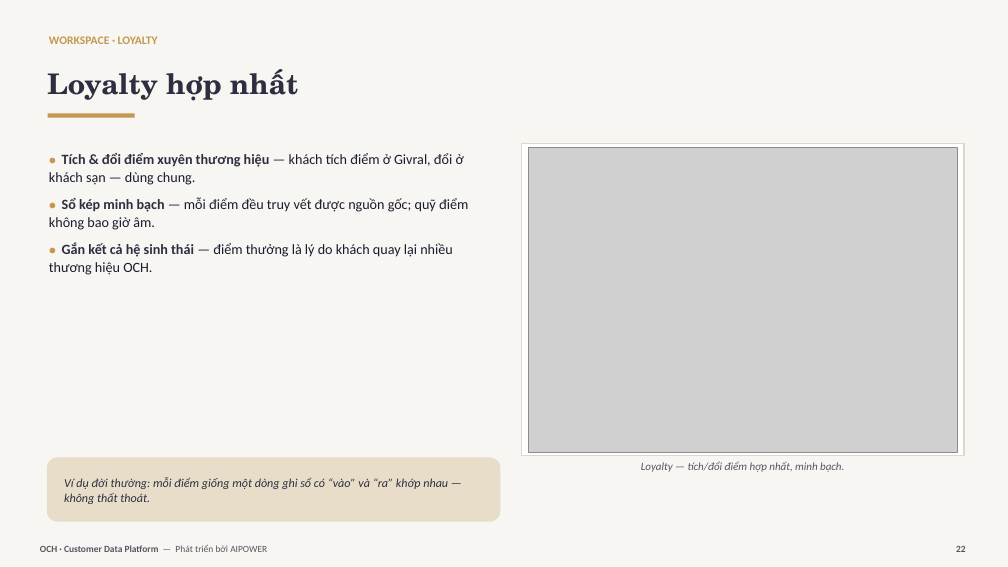
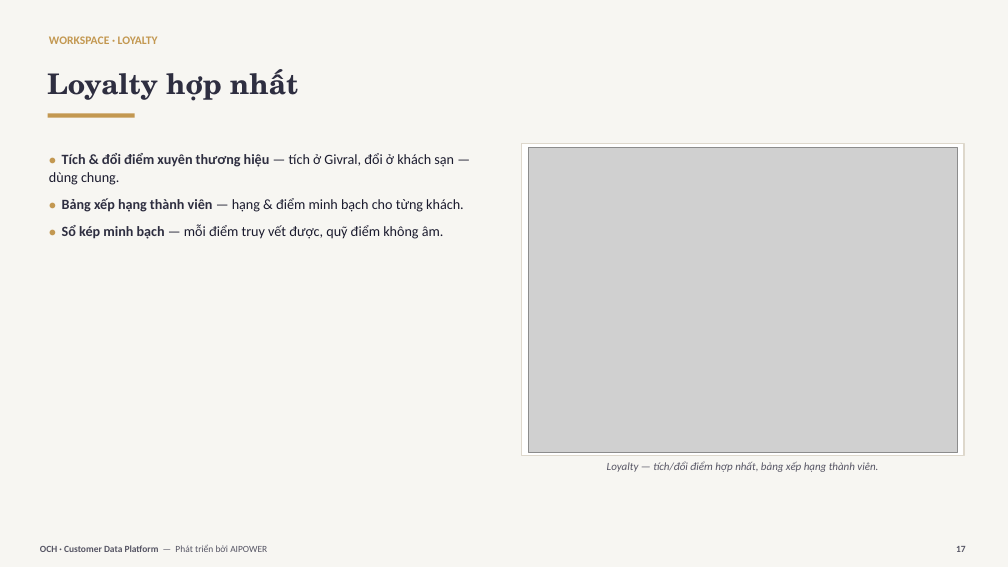
Before and after one commit to trungtm78/AICDP, a slide deck: slide 17 of docs/OCH-CDP-Gioi-thieu.pptx (slide 22 before the commit). Drawn at 1008x567 pixels with LibreOffice and Linux fonts; fonts in the diff are those of the drawing; grey boxes stand for pictures. Boxes give left, top, right and bottom in pixels: in the first picture for what was removed or moved away, otherwise in the second. Text is boxed around its words. In the diff, an @@ line names an element or a change of style, - is before the commit and + after.

```diff
--- a/docs/OCH-CDP-Gioi-thieu.pptx
+++ b/docs/OCH-CDP-Gioi-thieu.pptx
@@ text at [49, 153, 464, 239]: text changed @@
-● Tích & đổi điểm xuyên thương hiệu — khách tích điểm ở Givral, đổi ở khách sạn — dùng chung.
-● Sổ kép minh bạch — mỗi điểm đều truy vết được nguồn gốc; quỹ điểm không bao giờ âm.
-● Gắn kết cả hệ sinh thái — điểm thưởng là lý do khách quay lại nhiều thương hiệu OCH.
+● Tích & đổi điểm xuyên thương hiệu — tích ở Givral, đổi ở khách sạn — dùng chung.
+● Bảng xếp hạng thành viên — hạng & điểm minh bạch cho từng khách.
+● Sổ kép minh bạch — mỗi điểm truy vết được, quỹ điểm không âm.
@@ rounded rectangle removed at [47, 457, 501, 522] @@
@@ text removed at [64, 477, 448, 504] @@
-Ví dụ đời thường: mỗi điểm giống một dòng ghi sổ có “vào” và “ra” khớp nhau — không thất thoát.
@@ text at [607, 461, 878, 472]: text changed @@
-Loyalty — tích/đổi điểm hợp nhất, minh bạch.
+Loyalty — tích/đổi điểm hợp nhất, bảng xếp hạng thành viên.
```
Also in this commit, not shown: 32 other slides changed, 13 slides added, 21 slides removed.
